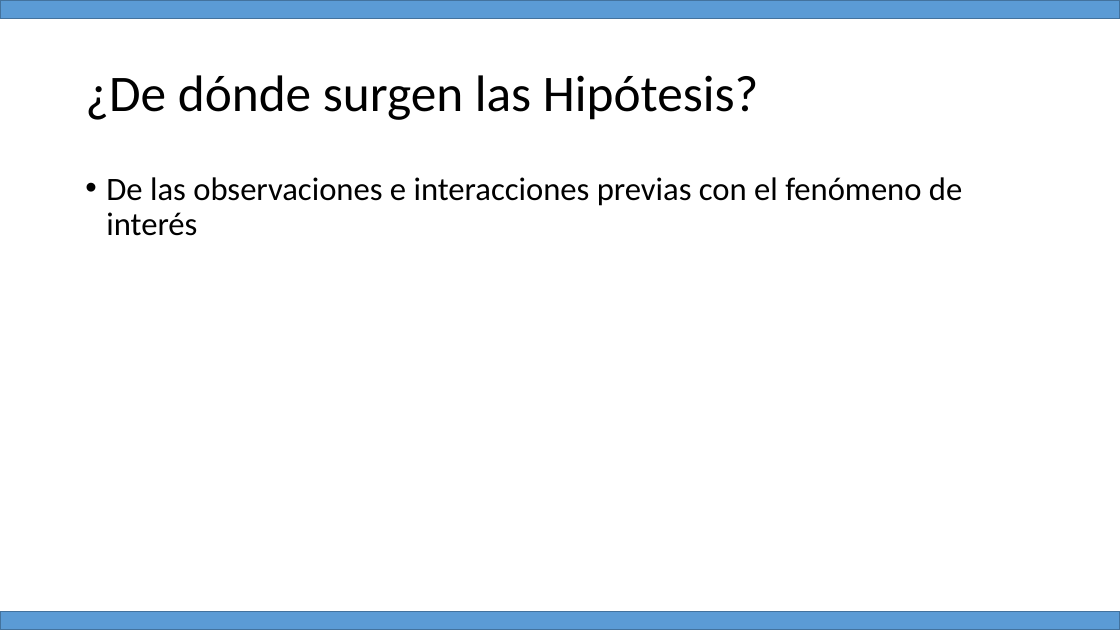
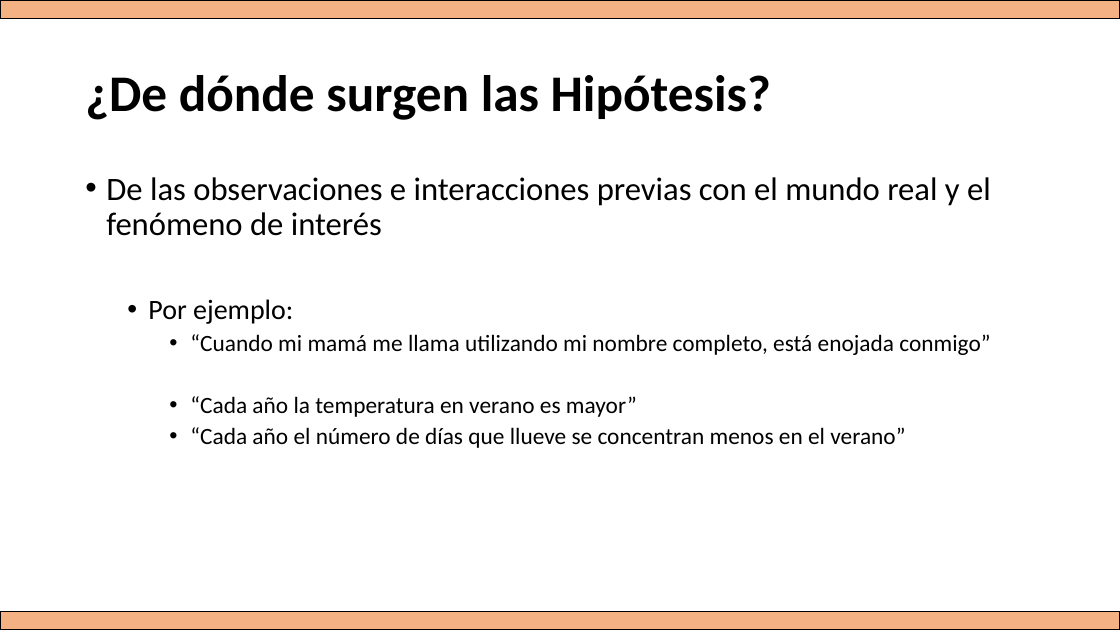
Before and after one commit to Adrifelcha/afchavez-019, a slide deck: slide 15 of JeanPiaget/ClaseMuestra/Hipotesis_Variables.pptx (slide 13 before the commit). Drawn at 1120x630 pixels with LibreOffice and Linux fonts; fonts in the diff are those of the drawing. Boxes give left, top, right and bottom in pixels: in the first picture for what was removed or moved away, otherwise in the second. Text is boxed around its words. In the diff, an @@ line names an element or a change of style, - is before the commit and + after.

```diff
--- a/JeanPiaget/ClaseMuestra/Hipotesis_Variables.pptx
+++ b/JeanPiaget/ClaseMuestra/Hipotesis_Variables.pptx
@@ rectangle at [0, 0, 1120, 18]: fill #5B9BD5 to #F4B183; outline #43739E 1 pt to #000000 1 pt @@
@@ title "¿De dónde surgen las Hipótesis?" at [85, 75, 771, 120]: bold on @@
@@ text at [106, 177, 991, 448]: text changed; size 28 to 20 pt @@
-• De las observaciones e interacciones previas con el fenómeno de interés
+• De las observaciones e interacciones previas con el mundo real y el fenómeno de interés
+  • Por ejemplo:
+    • “Cuando mi mamá me llama utilizando mi nombre completo, está enojada conmigo”
+    • “Cada año la temperatura en verano es mayor”
+    • “Cada año el número de días que llueve se concentran menos en el verano”
@@ rectangle at [0, 612, 1120, 630]: fill #5B9BD5 to #F4B183; outline #43739E 1 pt to #000000 1 pt @@
```
Also in this commit, not shown: 10 other slides changed, 3 slides added, 2 slides removed.
